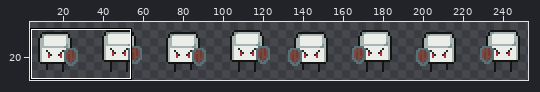
Sprite sheet, stored at Enemies/Enemy.png. Above, an overview of the earlier version with the close-up marked.
Close-up. Earlier state:
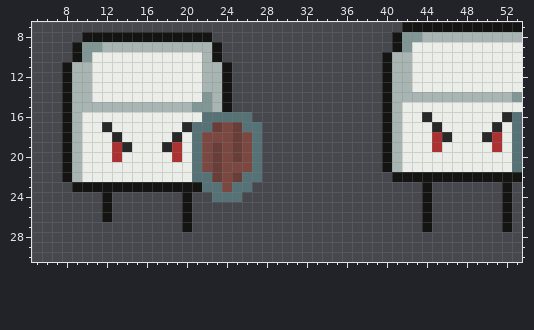
The file is 256x32 pixels. Shown: x 5..53, y 7..30. The wide view leaves out empty margins. The commit also changed other parts of the picture, which this record leaves out.
Now the later version:
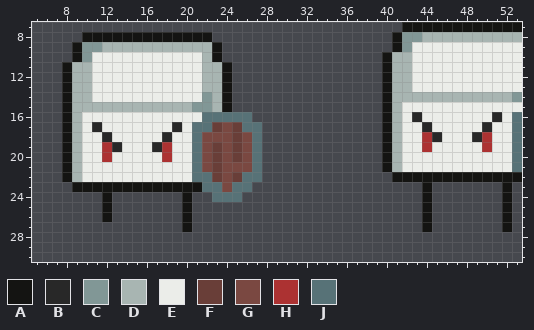
Palette (. is transparent): A #141412  B #282828  C #819796  D #a8b5b2  E #ebede9  F #693e38  G #7a4841  H #ac3232  J #577277
The exact change:
{"y":16,"x":43,"old":"EB","new":"BE"}
{"y":16,"x":51,"old":"EB","new":"BE"}
{"y":17,"x":11,"old":"EB","new":"BE"}
{"y":17,"x":19,"old":"EB","new":"BE"}
{"y":17,"x":44,"old":"EB","new":"BE"}
{"y":17,"x":50,"old":"EB","new":"BE"}
{"y":18,"x":12,"old":"EB","new":"BE"}
{"y":18,"x":18,"old":"EB","new":"BE"}
{"y":18,"x":44,"old":"EHB","new":"HBE"}
{"y":18,"x":49,"old":"EBH","new":"BHE"}
{"y":19,"x":12,"old":"EHB","new":"HBE"}
{"y":19,"x":17,"old":"EBH","new":"BHE"}
{"y":19,"x":44,"old":"EH","new":"HE"}
{"y":19,"x":50,"old":"EH","new":"HE"}
{"y":20,"x":12,"old":"EH","new":"HE"}
{"y":20,"x":18,"old":"EH","new":"HE"}
{"label":"changed","picture_box":[412,112,512,152]}
{"label":"changed","picture_box":[92,122,192,162]}
